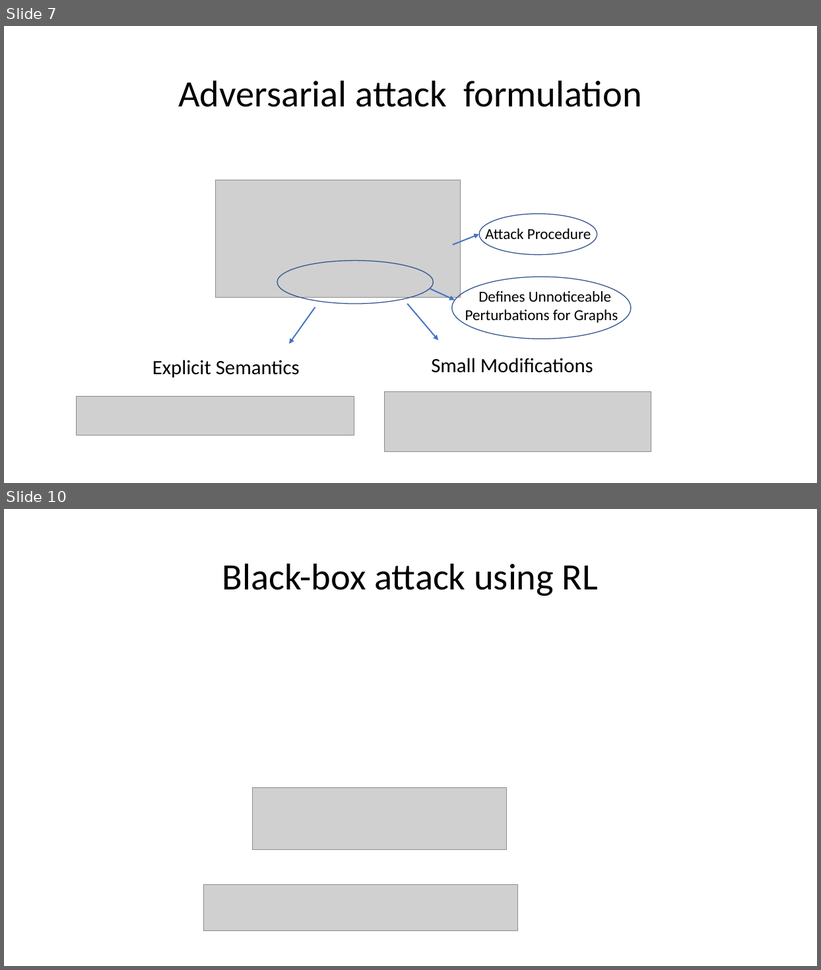
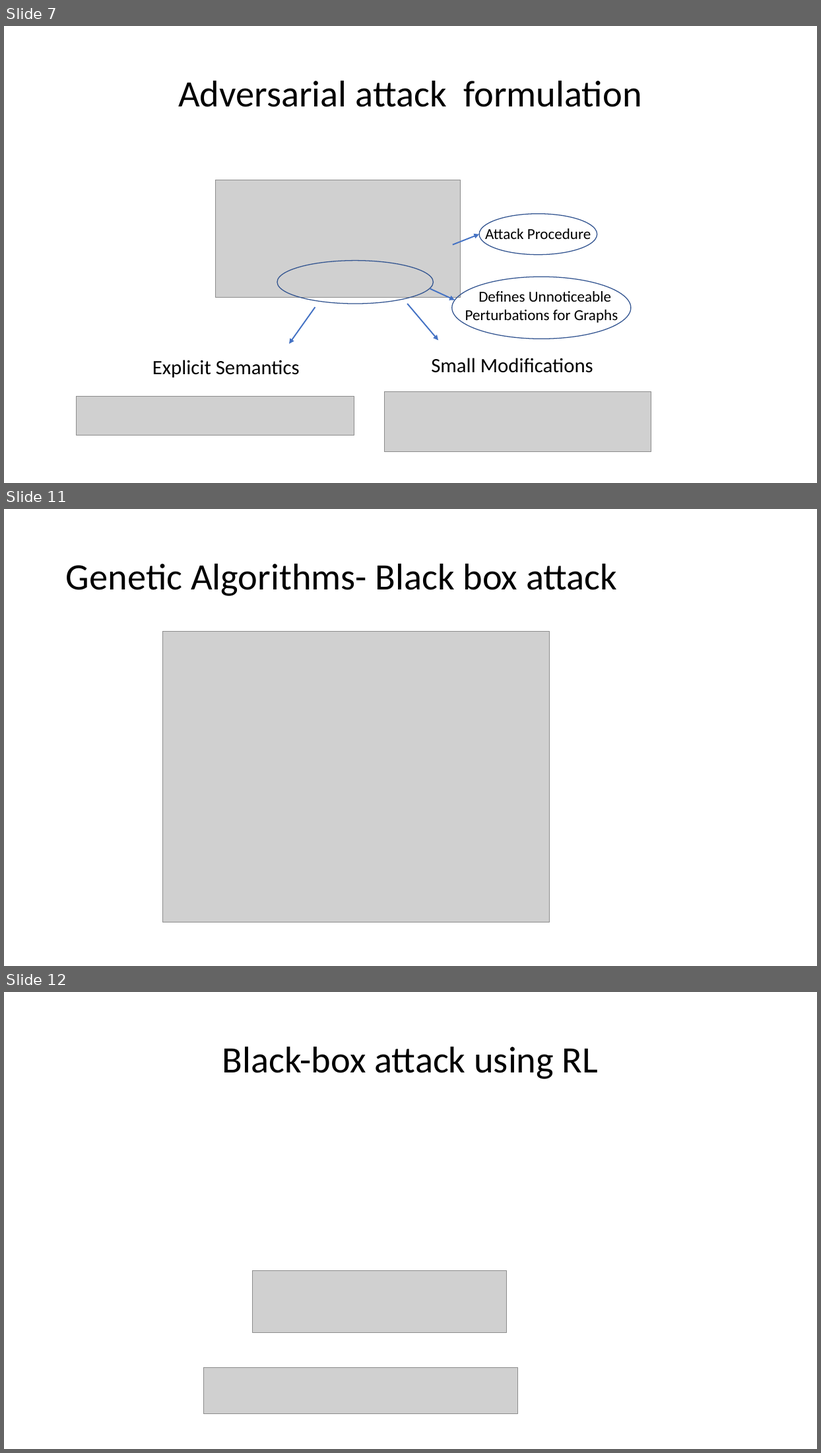
Before and after one commit to aisecure/aisecure.github.io, a slide deck: TEACHING/files/2019/1029/CS598AML_AmishGoel.pptx. Shown one above the other, each under a label of ours: slides 7 and 10 before the commit, slides 7, 11 and 12 after it; the slides between them are not shown. The pictures are 821x970 and 821x1453 pixels, drawn with LibreOffice and Linux fonts; fonts in the diff are those of the drawing; grey boxes stand for pictures. Boxes give left, top, right and bottom in pixels: in the first picture for what was removed or moved away, otherwise in the second. Text is boxed around its words. In the diff, an @@ line names an element or a change of style, - is before the commit and + after.

```diff
--- a/TEACHING/files/2019/1029/CS598AML_AmishGoel.pptx
+++ b/TEACHING/files/2019/1029/CS598AML_AmishGoel.pptx
@@ slide 11 added at (x1=4, y1=509, x2=817, y2=966), background #FFFFFF @@
@@ title added at (x1=66, y1=563, x2=617, y2=596), 44 pt, text #000000 @@
+Genetic Algorithms- Black box attack
@@ picture added at (x1=162, y1=632, x2=550, y2=923) @@
@@ what was slide 10 is now slide 12 @@
```
Also in this commit, not shown: 5 slides changed, 3 other slides added, 1 slide removed.
